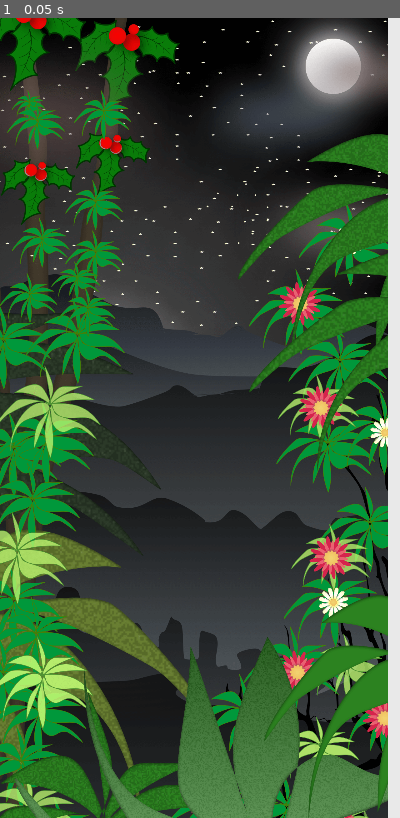
Above: before the commit, frame 1.
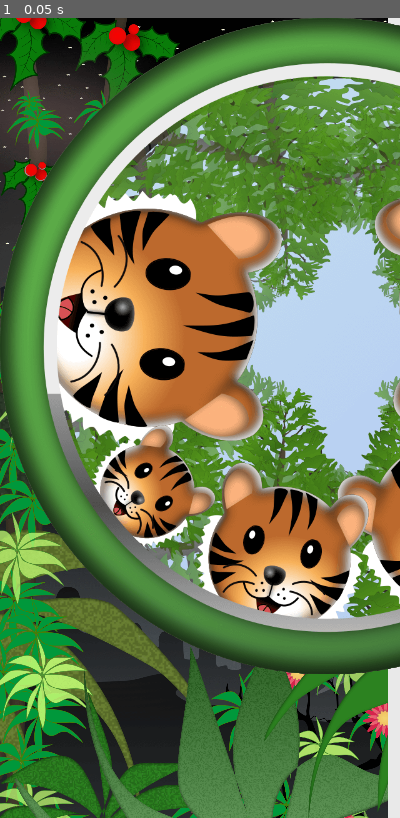
Above: after the commit, the same moment.

Repository: thunderrabbit/conswi
Game: Godot game, scene res://NightDayMainSplash/NightDayMainSplash.tscn
The game is run twice, just before and just after one commit, with the same random seed, the same clock (stepped at 60 frames per second) and the same inputs. This scene is started directly instead of the project's main scene.
Inputs:
- Up to frame 1 (0.05 s): no input

The runs differ from the first frame. In frame 1, 66% of the frame differs, in the area x 0-100%, y 0-82%.

Commit message:
First draft get Buttons on canvas for world select

Diff:
--- a/NightDayMainSplash/CanvasLayer for World Select Buttons.gd
+++ b/NightDayMainSplash/CanvasLayer for World Select Buttons.gd
@@ -18,6 +18,11 @@
 
 func _ready():
 	print(world_buttons.size())
+	for i in world_buttons:
+		var new_butt = TextureButton.new()
+		new_butt.set_normal_texture(i)
+		add_child(new_butt)
+		print(i.get_size())
 	pass
 
 #func _process(delta):
